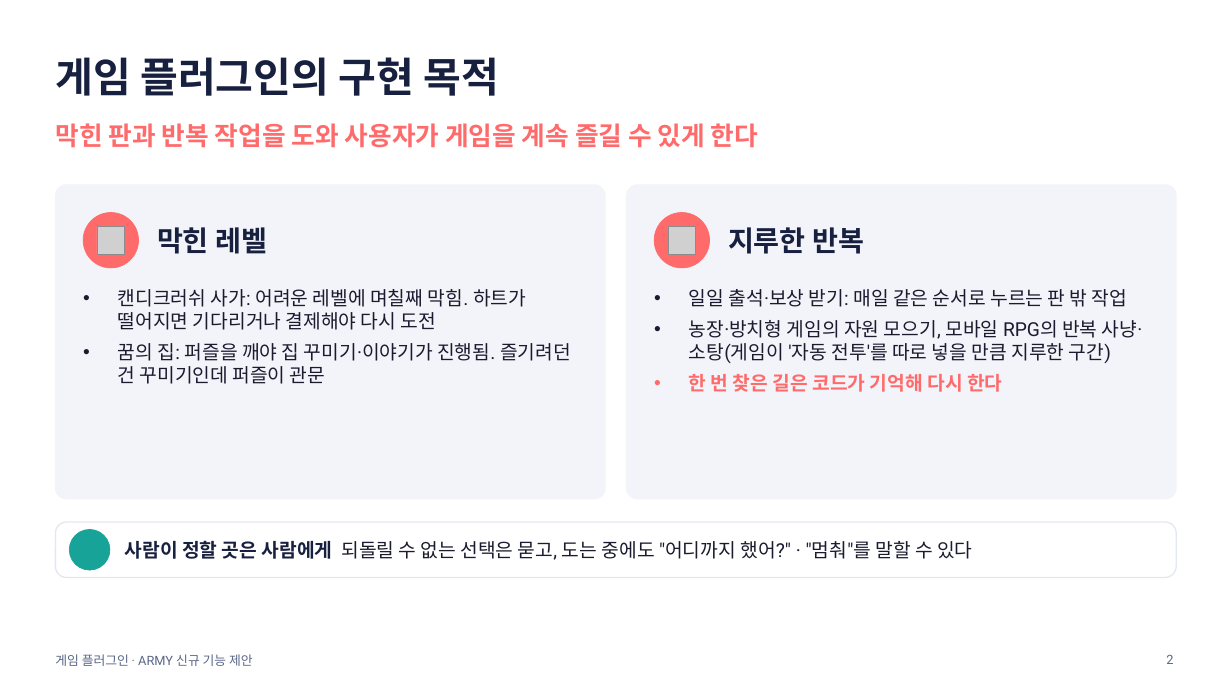
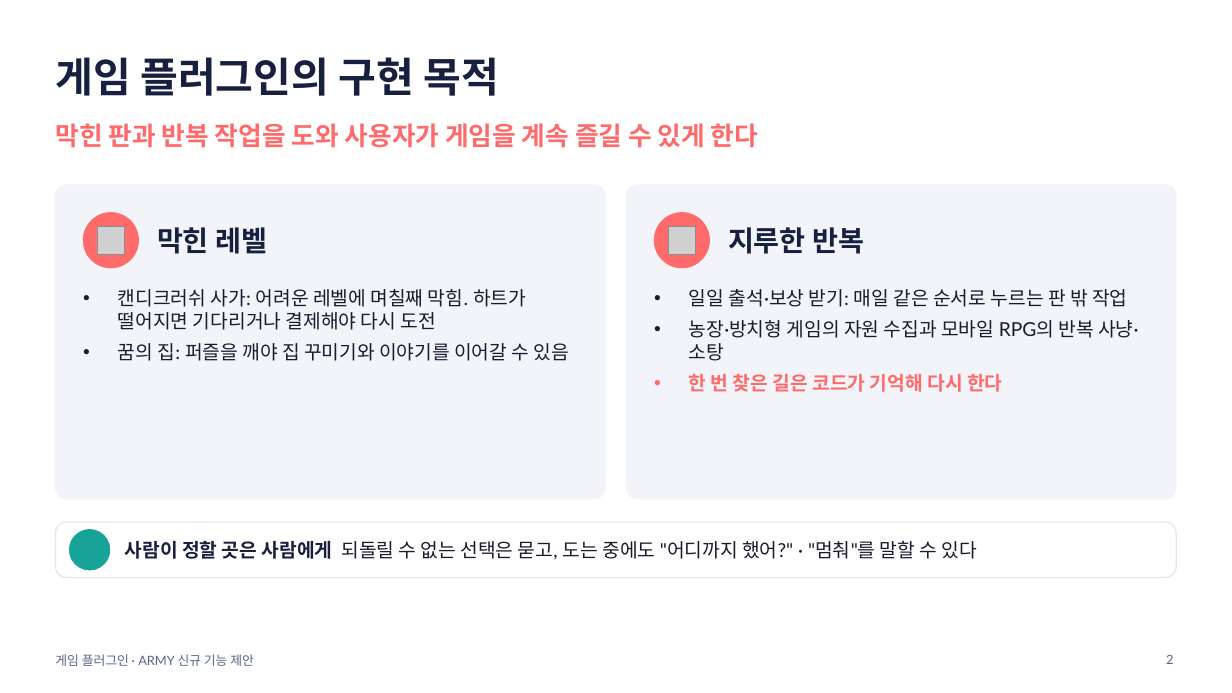
Before and after one commit to jimni-kim/game-lab, a slide deck: slide 2 of final/game-plugin-intro.pptx. Drawn at 1232x693 pixels with LibreOffice and Linux fonts; fonts in the diff are those of the drawing; grey boxes stand for pictures; background and template pictures are left out. Boxes give left, top, right and bottom in pixels: in the first picture for what was removed or moved away, otherwise in the second. Text is boxed around its words. In the diff, an @@ line names an element or a change of style, - is before the commit and + after.

Commit message:
Update game plugin presentation and embed SamsungOne Korean fonts

```diff
--- a/final/game-plugin-intro.pptx
+++ b/final/game-plugin-intro.pptx
@@ text at (689, 289, 1127, 392): font Roboto to Lato in "일일 출석·보상 받기: 매일 같은 순서로 누르는 ...", "한 번 찾은 길은 코드가 기억해 다시 ..." @@
@@ text at (689, 320, 1138, 361): text changed; font Roboto to Lato @@
-• 농장·방치형 게임의 자원 모으기, 모바일 RPG의 반복 사냥·소탕(게임이 '자동 전투'를 따로 넣을 만큼 지루한 구간)
+• 농장·방치형 게임의 자원 수집과 모바일 RPG의 반복 사냥·소탕
@@ text at (118, 343, 569, 361): text changed; font Roboto to Lato @@
-• 꿈의 집: 퍼즐을 깨야 집 꾸미기·이야기가 진행됨. 즐기려던 건 꾸미기인데 퍼즐이 관문
+• 꿈의 집: 퍼즐을 깨야 집 꾸미기와 이야기를 이어갈 수 있음
@@ text "사람이 정할 곳은 사람에게 되돌릴 ..." at (125, 540, 977, 560): font Roboto to Lato @@
@@ text "게임 플러그인 · ARMY 신규 ..." at (55, 654, 254, 666): font Roboto to Lato @@
```
Also in this commit, not shown: 19 other slides changed, 2 other files.
